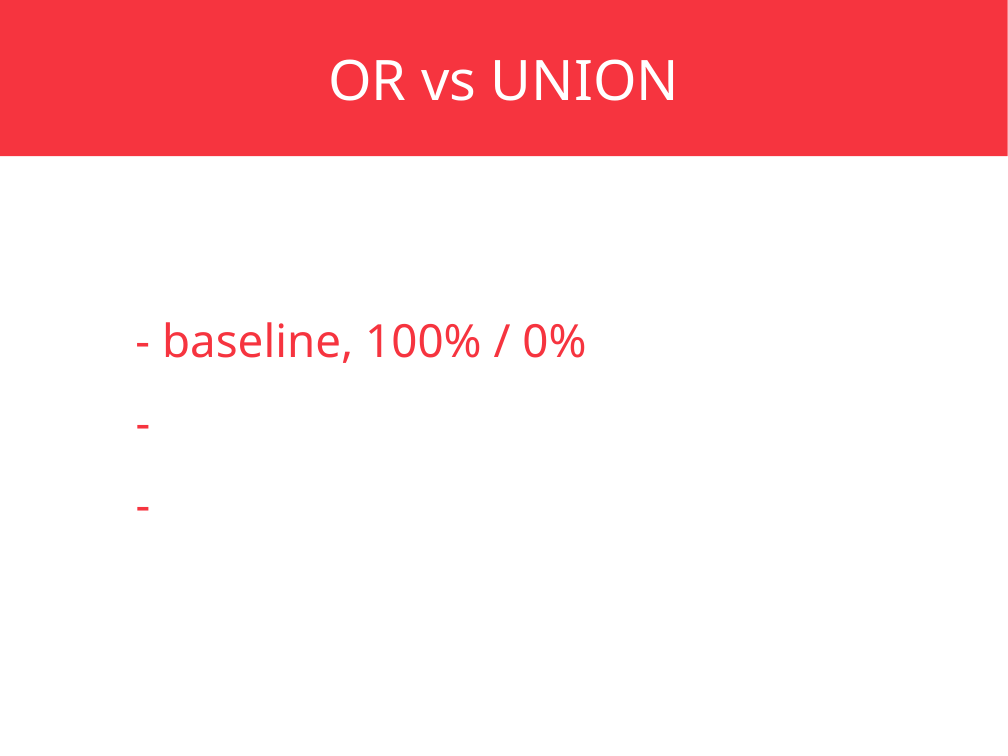
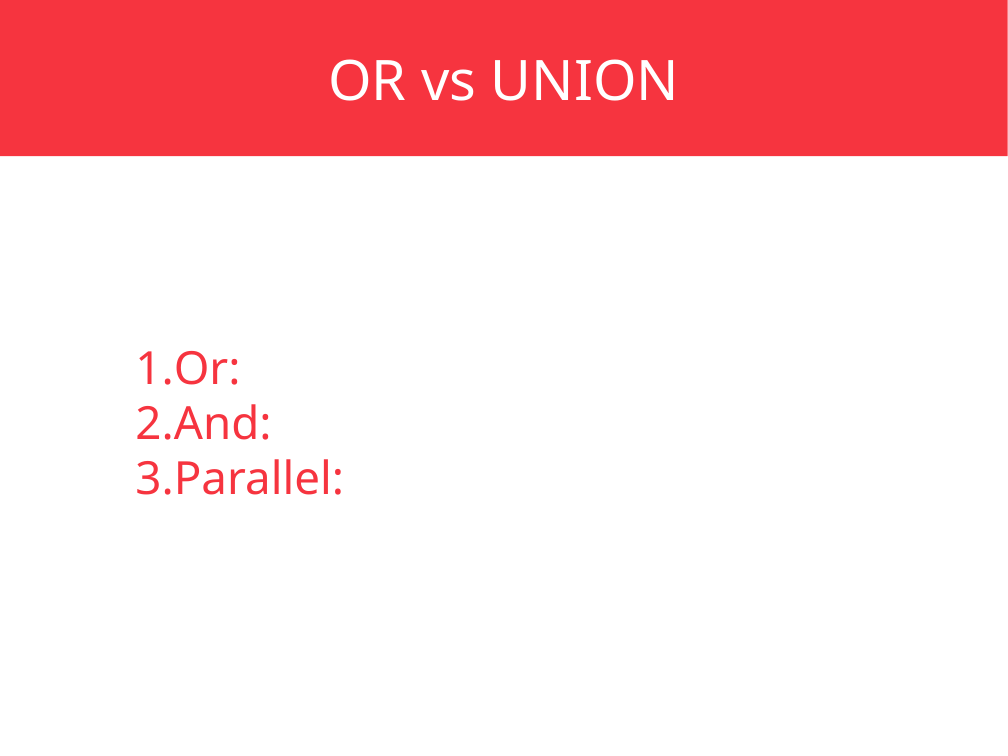
Before and after one commit to ayte-io/slides, a slide deck: slide 52 of src/etki/2018/12/elasticsearch-inside-out/elasticsearch-inside-out.pptx (slide 45 before the commit). Drawn at 1008x756 pixels with LibreOffice and Linux fonts; fonts in the diff are those of the drawing. Boxes give left, top, right and bottom in pixels: in the first picture for what was removed or moved away, otherwise in the second. Text is boxed around its words. In the diff, an @@ line names an element or a change of style, - is before the commit and + after.

```diff
--- a/src/etki/2018/12/elasticsearch-inside-out/elasticsearch-inside-out.pptx
+++ b/src/etki/2018/12/elasticsearch-inside-out/elasticsearch-inside-out.pptx
@@ text at (x1=135, y1=351, x2=344, y2=495): text changed @@
-- baseline, 100% / 0%
--
--
+1. Or:
+2. And:
+3. Parallel:
```
Also in this commit, not shown: 15 other slides changed, 15 slides added, 6 slides removed, 22 other files.
